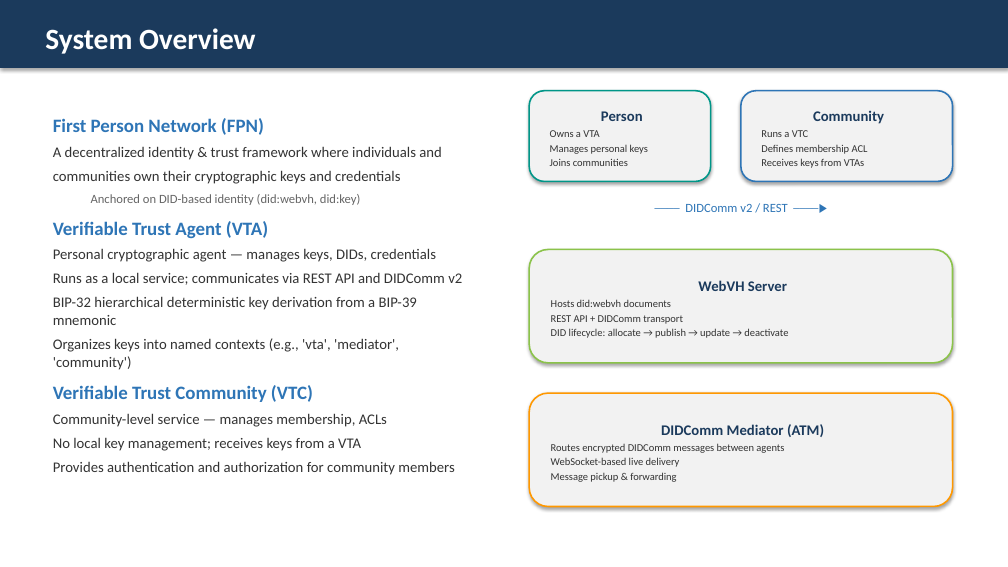
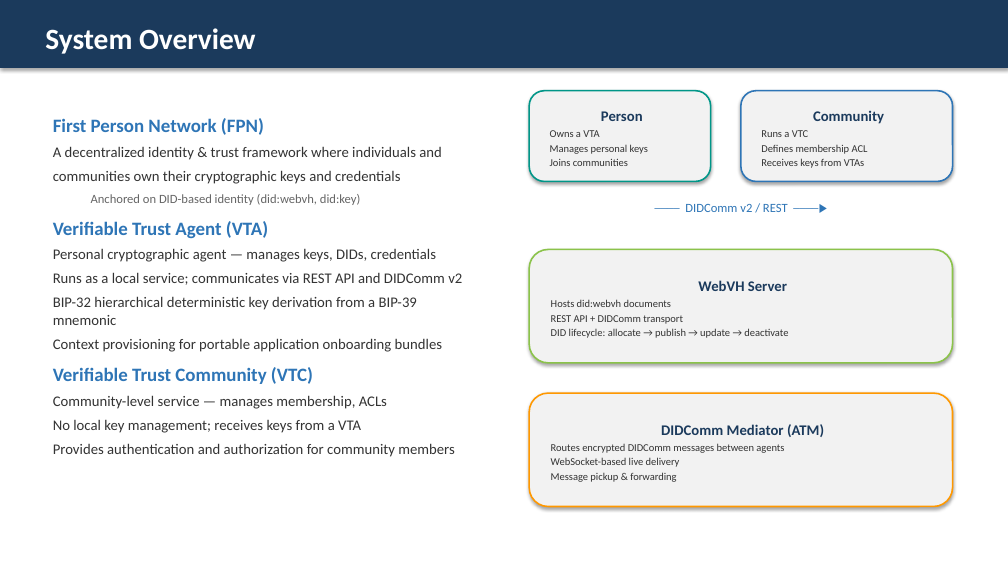
Before and after one commit to LF-Decentralized-Trust-labs/verifiable-trust-infrastructure, a slide deck: slide 2 of docs/VTA_Service_Overview.pptx. Drawn at 1008x567 pixels with LibreOffice and Linux fonts; fonts in the diff are those of the drawing. Boxes give left, top, right and bottom in pixels: in the first picture for what was removed or moved away, otherwise in the second. Text is boxed around its words. In the diff, an @@ line names an element or a change of style, - is before the commit and + after.

```diff
--- a/docs/VTA_Service_Overview.pptx
+++ b/docs/VTA_Service_Overview.pptx
@@ text at (53, 338, 442, 352): text changed @@
-Organizes keys into named contexts (e.g., 'vta', 'mediator', 'community')
+Context provisioning for portable application onboarding bundles
```
Also in this commit, not shown: 8 other slides changed, 42 other files.
